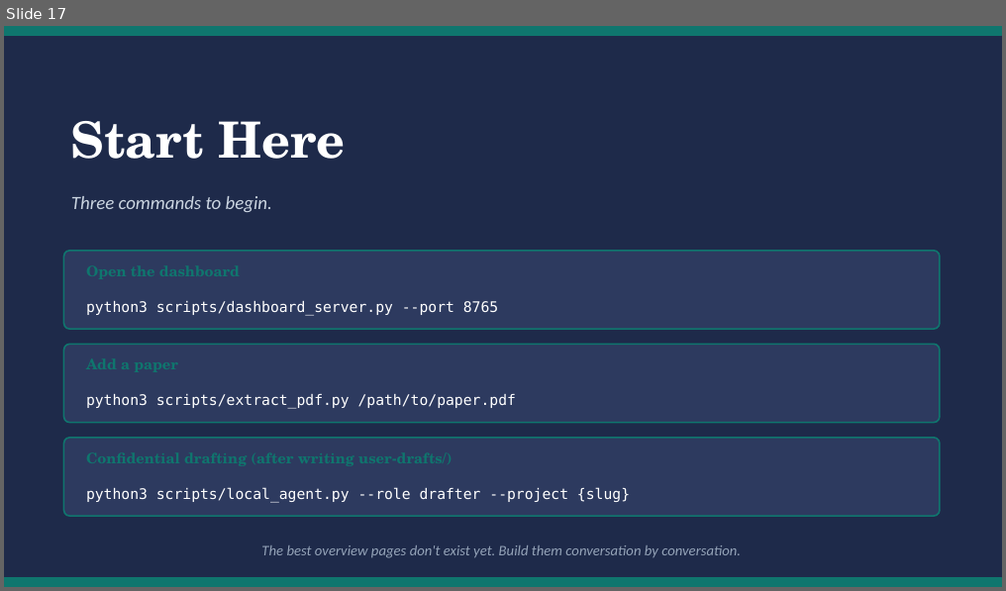
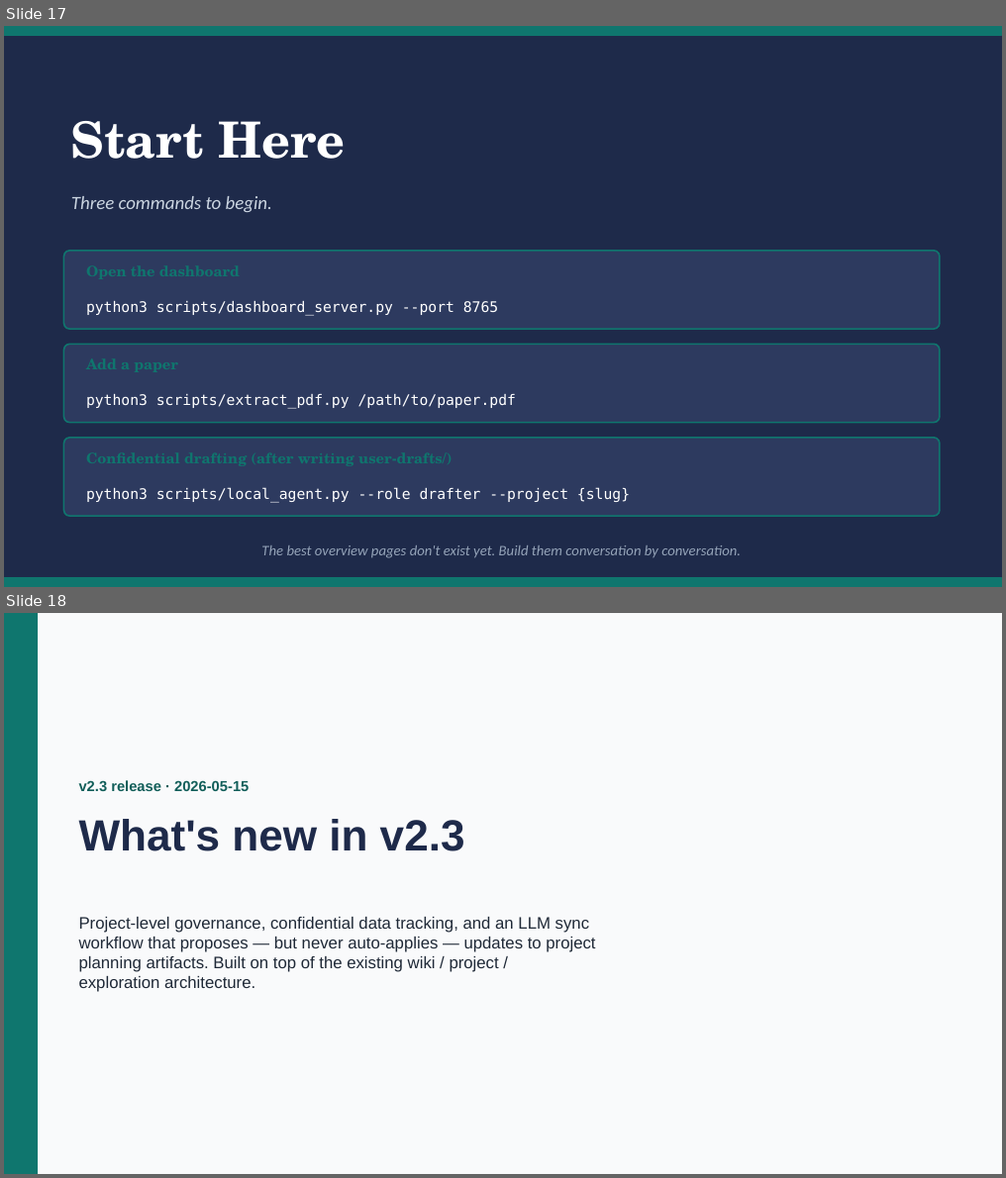
Before and after one commit to hyungeun-shimm/llm-wiki-research-stack, a slide deck: _system/docs/System_Philosophy_Guide.pptx. Shown one above the other, each under a label of ours: slide 17 before the commit, slides 17 and 18 after it. The pictures are 1006x591 and 1006x1178 pixels, drawn with LibreOffice and Linux fonts; fonts in the diff are those of the drawing. Boxes give left, top, right and bottom in pixels: in the first picture for what was removed or moved away, otherwise in the second. Text is boxed around its words. In the diff, an @@ line names an element or a change of style, - is before the commit and + after.

```diff
--- a/_system/docs/System_Philosophy_Guide.pptx
+++ b/_system/docs/System_Philosophy_Guide.pptx
@@ slide 18 added at box(4, 613, 1002, 1174), background #FFFFFF @@
@@ rectangle added at box(4, 613, 1002, 1174), fill #F9FAFB @@
@@ rectangle added at box(4, 613, 38, 1174), fill #0F766E @@
@@ text added at box(79, 780, 249, 791), 14 pt, text #115E59, bold @@
+v2.3 release · 2026-05-15
@@ text added at box(79, 819, 465, 852), 42 pt, text #1E2A4A, bold @@
+What's new in v2.3
@@ text added at box(79, 917, 595, 992), 16 pt, text #1F2937 @@
+Project-level governance, confidential data tracking, and an LLM sync
+workflow that proposes — but never auto-applies — updates to project
+planning artifacts. Built on top of the existing wiki / project /
+exploration architecture.
```
Also in this commit, not shown: 12 other slides added, 29 other files.
